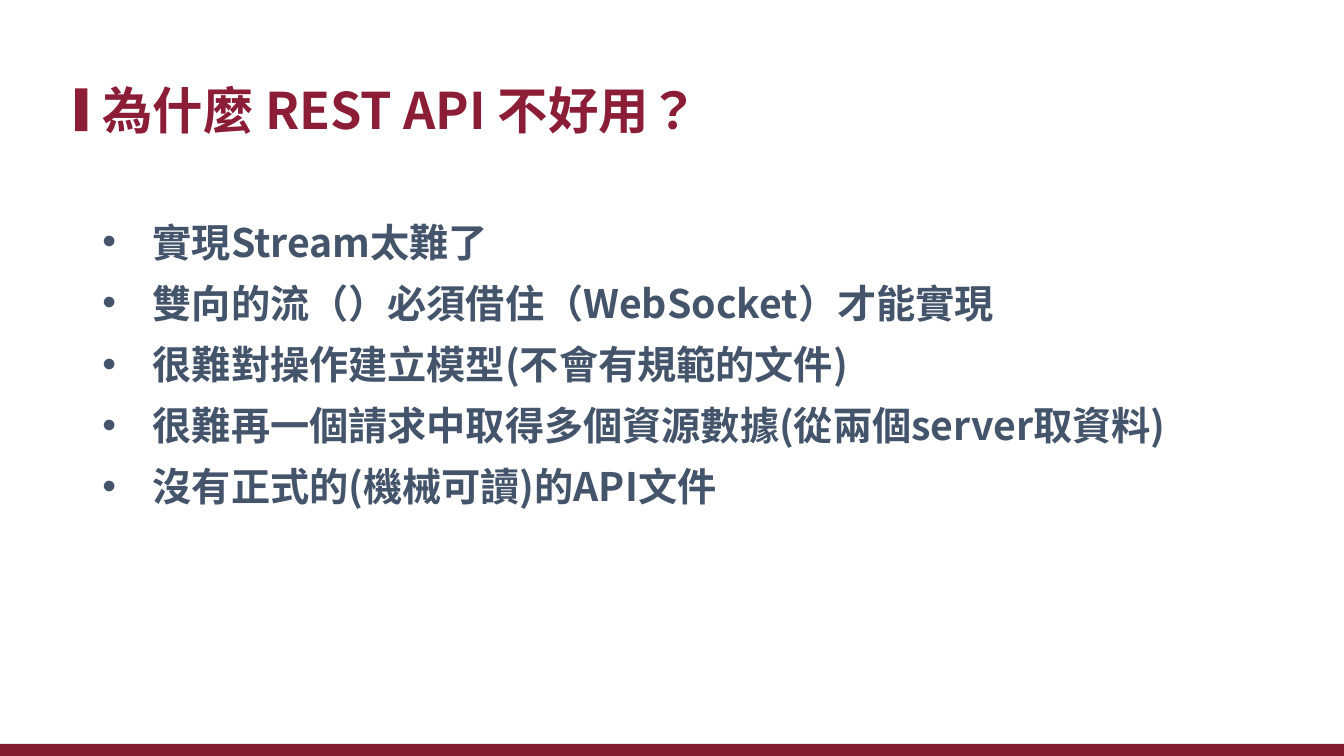
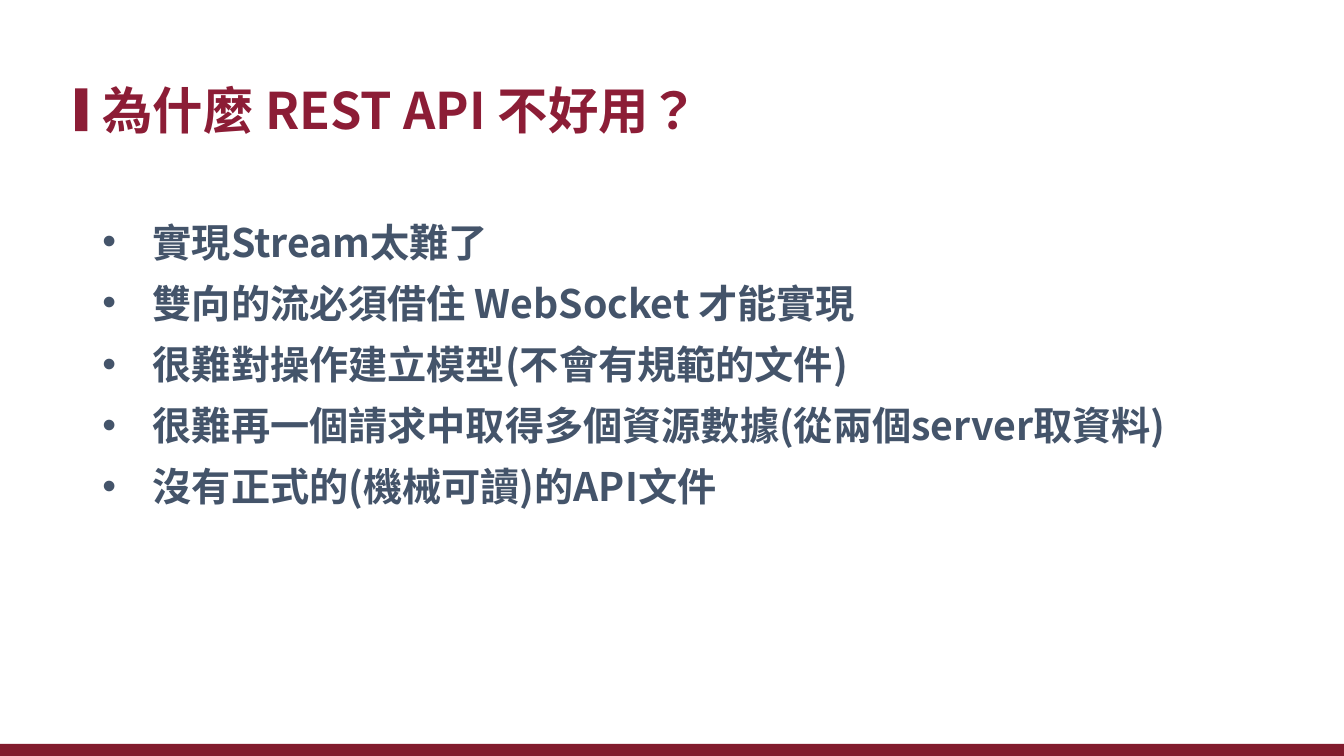
Before and after one commit to xiauchen/5__gRPC, a slide deck: slide 7 of 空白PPT.pptx (slide 8 before the commit). Drawn at 1344x756 pixels with LibreOffice and Linux fonts; fonts in the diff are those of the drawing; background and template pictures are left out. Boxes give left, top, right and bottom in pixels: in the first picture for what was removed or moved away, otherwise in the second. Text is boxed around its words. In the diff, an @@ line names an element or a change of style, - is before the commit and + after.

```diff
--- a/空白PPT.pptx
+++ b/空白PPT.pptx
@@ text at [153,284,855,322]: text changed @@
-• 雙向的流（）必須借住（WebSocket）才能實現
+• 雙向的流必須借住 WebSocket 才能實現
```
Also in this commit, not shown: 4 other slides changed, 29 slides added, 6 slides removed, 30 other files.
